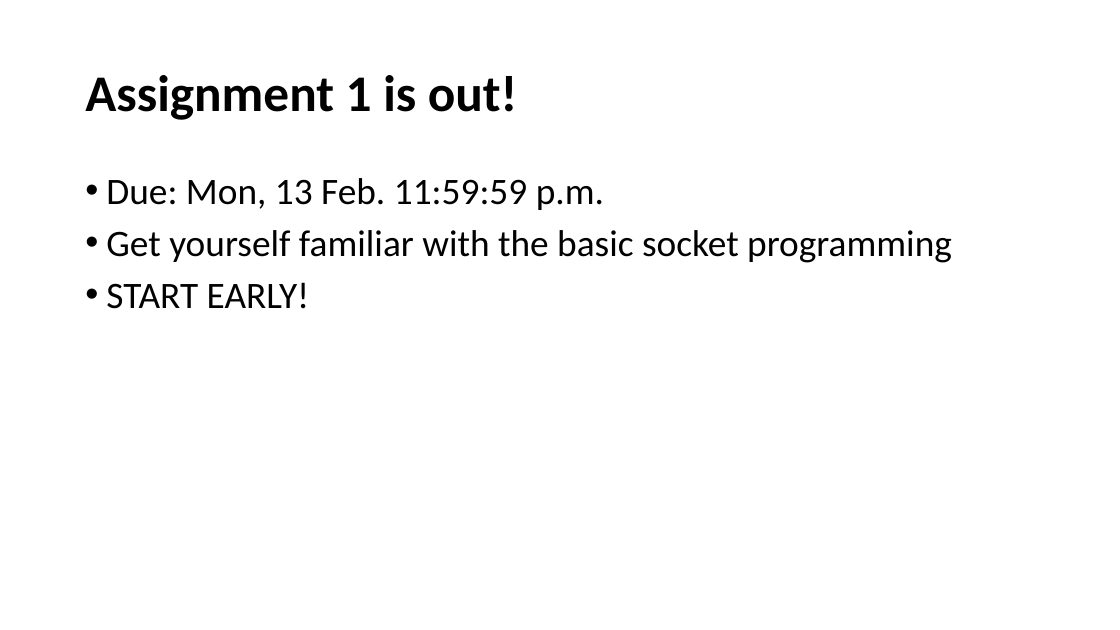
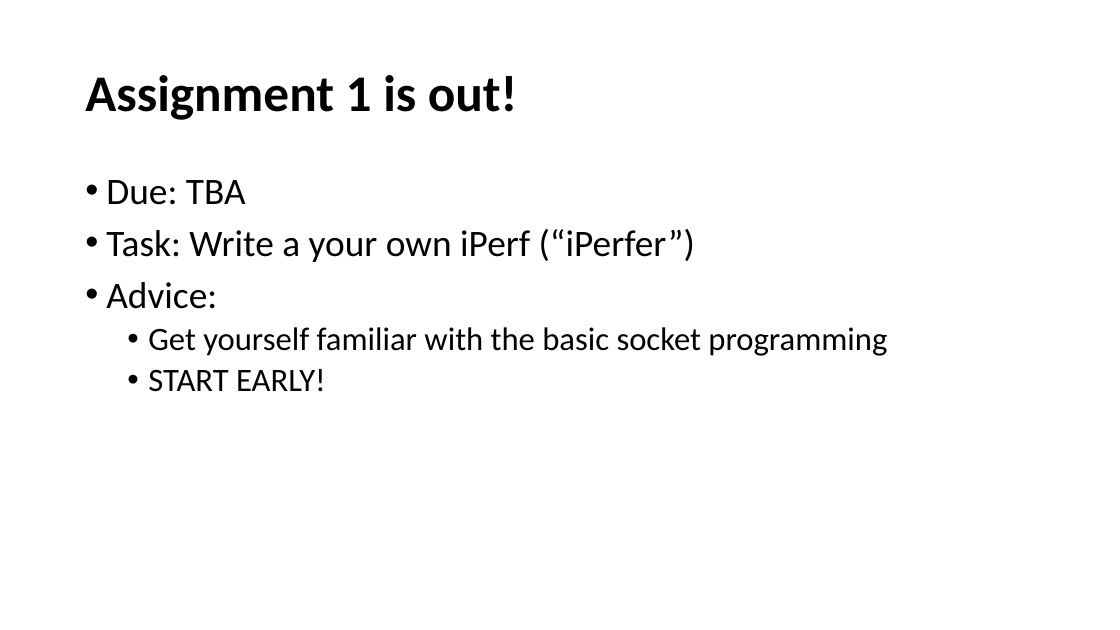
Before and after one commit to henryhxu/CSCI4430-ESTR4120, a slide deck: slide 3 of tutorial/T01/tut01.pptx (slide 2 before the commit). Drawn at 1120x630 pixels with LibreOffice and Linux fonts; fonts in the diff are those of the drawing. Boxes give left, top, right and bottom in pixels: in the first picture for what was removed or moved away, otherwise in the second. Text is boxed around its words. In the diff, an @@ line names an element or a change of style, - is before the commit and + after.

```diff
--- a/tutorial/T01/tut01.pptx
+++ b/tutorial/T01/tut01.pptx
@@ text at <box>106,180,695,309</box>: text changed @@
-• Due: Mon, 13 Feb. 11:59:59 p.m.
+• Due: TBA
+• Task: Write a your own iPerf (“iPerfer”)
+• Advice:
@@ text at <box>148,327,887,392</box>: size 32 to 28 pt in "Get yourself familiar with the basic socket ...", "START EARLY!"; list level 1 to 2 in "Get yourself familiar with the ..."; list level 1 to 2 in "START EARLY!" @@
```
Also in this commit, not shown: 1 other slide changed, 1 slide added.
